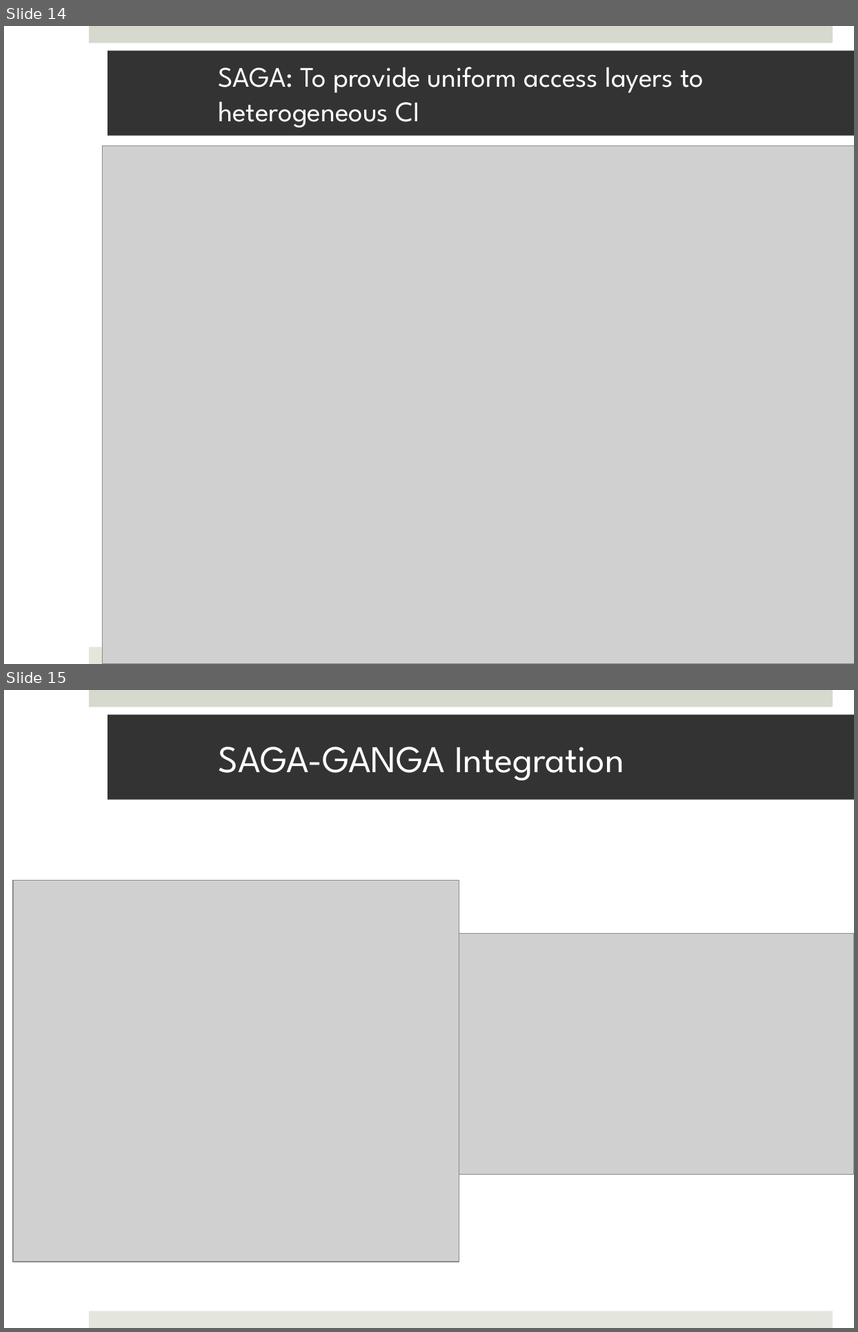
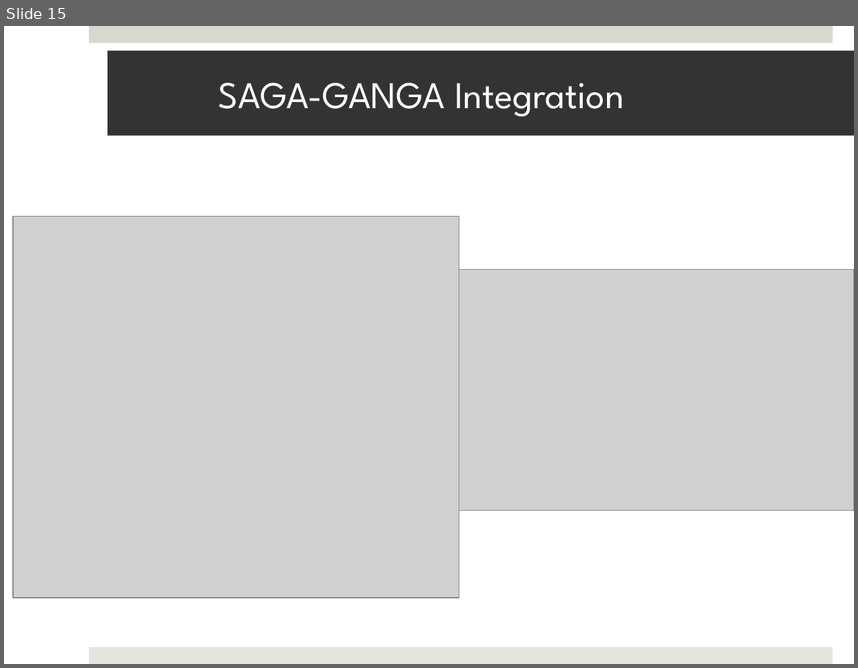
Before and after one commit to saga-project/saga-cpp-legacy-projects, a slide deck: tutorial/general_tutorial/SAGA-Intro-Conclusion.pptx. Shown one above the other, each under a label of ours: slides 14 and 15 before the commit, slide 15 after it. The pictures are 858x1332 and 858x668 pixels, drawn with LibreOffice and Linux fonts; fonts in the diff are those of the drawing; grey boxes stand for pictures; background and template pictures are left out. Boxes give left, top, right and bottom in pixels: in the first picture for what was removed or moved away, otherwise in the second. Text is boxed around its words. In the diff, an @@ line names an element or a change of style, - is before the commit and + after.

```diff
--- a/tutorial/general_tutorial/SAGA-Intro-Conclusion.pptx
+++ b/tutorial/general_tutorial/SAGA-Intro-Conclusion.pptx
@@ slide 14 removed at (4,26,854,664), background #FFFFFF; not listed: 2 template elements that a slide beside it also shows @@
@@ title removed at (107,51,854,136) @@
-SAGA: To provide uniform access layers to heterogeneous CI
@@ picture removed at (103,146,854,664) @@
```
Also in this commit, not shown: 5 slides changed, 1 slide added, 1 other file.
